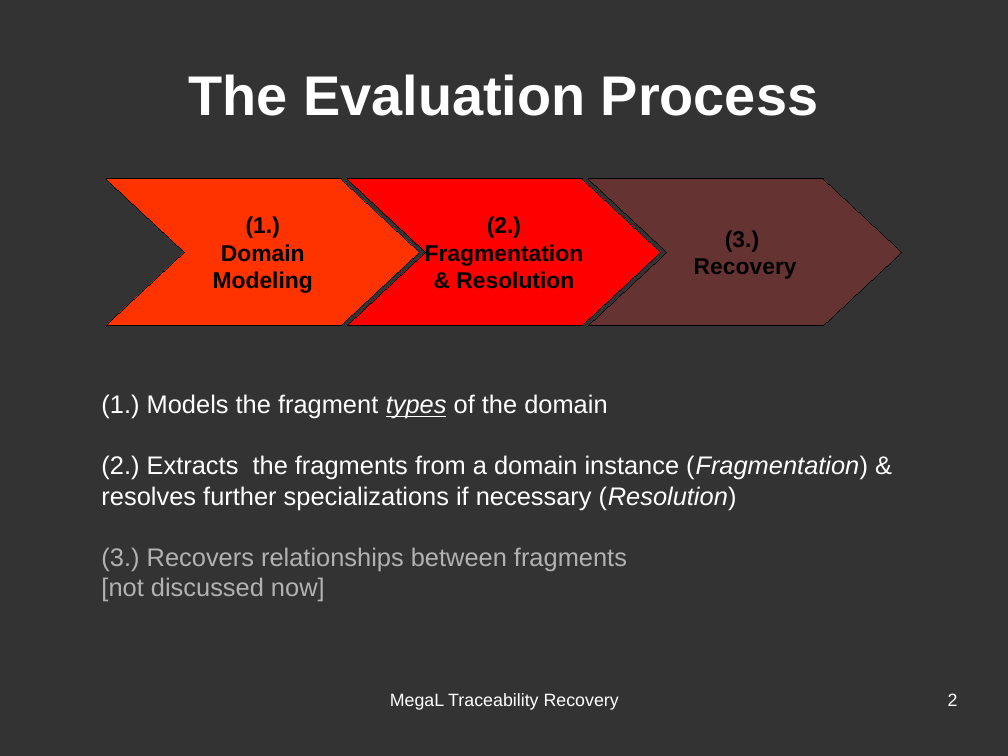
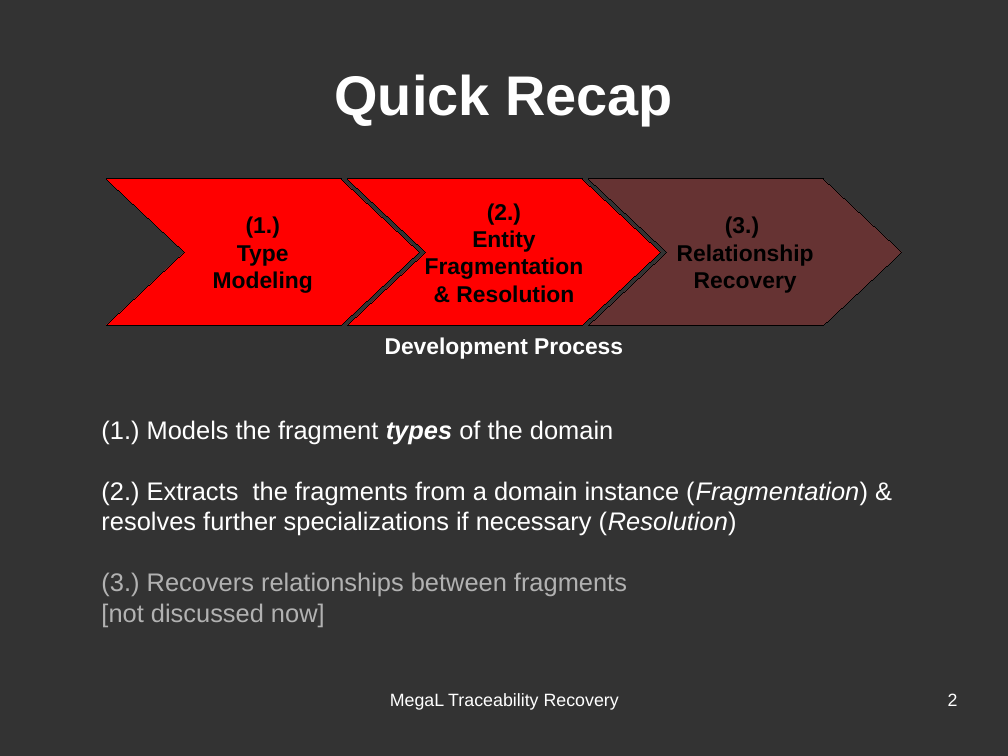
Before and after one commit to hayasam/megal-tr, a slide deck: slide 2 of slides/meeting-2016-06-28/meeting-2016-06-28.odp. Drawn at 1008x756 pixels with LibreOffice and Linux fonts; fonts in the diff are those of the drawing. Boxes give left, top, right and bottom in pixels: in the first picture for what was removed or moved away, otherwise in the second. Text is boxed around its words. In the diff, an @@ line names an element or a change of style, - is before the commit and + after.

```diff
--- a/slides/meeting-2016-06-28/meeting-2016-06-28.odp
+++ b/slides/meeting-2016-06-28/meeting-2016-06-28.odp
@@ title at [335, 74, 673, 125]: text changed @@
-The Evaluation Process
+Quick Recap
@@ freeform shape "(1.)" at [106, 179, 420, 326]: fill #FF3300 to #FF0000 @@
@@ text in freeform shape at [472, 230, 535, 252]: paragraph added @@
+Entity
@@ text in freeform shape at [237, 245, 289, 266]: text changed @@
-Domain
+Type
@@ text in freeform shape at [677, 244, 814, 266]: paragraph added @@
+Relationship
@@ text added at [385, 337, 623, 359], 18 pt, text #FFFFFF, bold @@
+Development Process
@@ text "(1.) Models the fragment types ...": place and size @@
-text "(1.) Models the fragment types ..." at [101, 394, 868, 601]
+text "(1.) Models the fragment types ..." at [101, 420, 868, 627]
@@ text at [101, 420, 613, 444]: bold on, underline off in "types" @@
```
Also in this commit, not shown: 8 other slides changed, 1 slide added, 6 other files.
